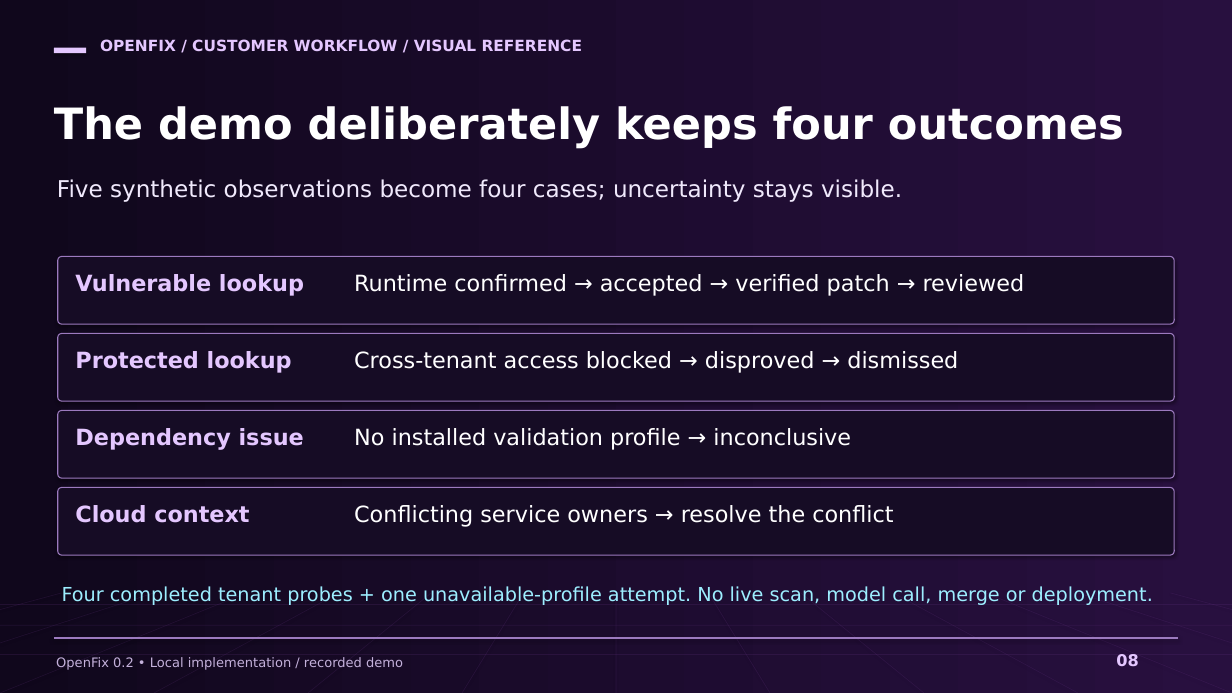
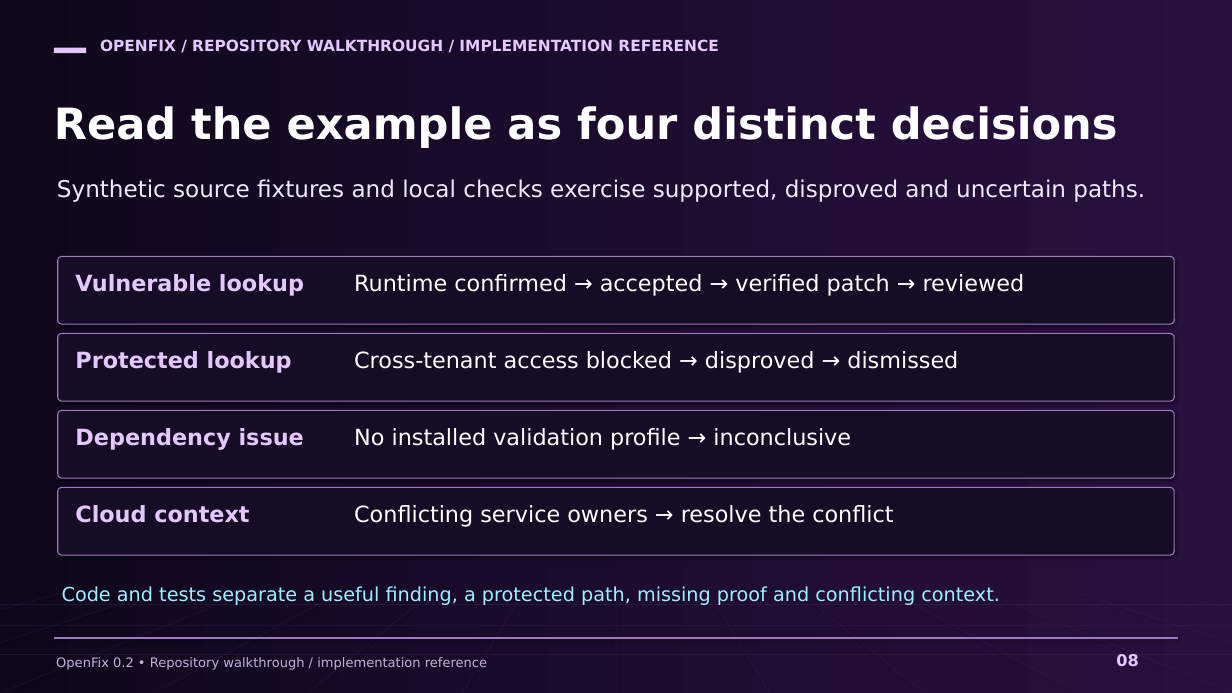
Before and after one commit to markusweldon/openfix, a slide deck: slide 8 of docs/prep/openfix-customer-workflow.pptx. Drawn at 1232x693 pixels with LibreOffice and Linux fonts; fonts in the diff are those of the drawing. Boxes give left, top, right and bottom in pixels: in the first picture for what was removed or moved away, otherwise in the second. Text is boxed around its words. In the diff, an @@ line names an element or a change of style, - is before the commit and + after.

Commit message:
Lead OpenFix with repository value and detailed architecture diagrams
Add a source-reading walkthrough, AI security versus mature DevSecOps explanation, and nine rendered Mermaid diagrams covering system boundaries, evidence, lifecycle, agent handoffs, data, production evolution and evaluation. Preserve implementation/proposal distinctions and explain design tradeoffs.

Remove checked-in playback assets and reframe README, preparation materials and the purple deck around repository discussion. Validate links, diagram rendering/source agreement, and all sixteen slide exports. Runtime code is unchanged.

```diff
--- a/docs/prep/openfix-customer-workflow.pptx
+++ b/docs/prep/openfix-customer-workflow.pptx
@@ text at bbox=[100, 39, 718, 52]: text changed @@
-OPENFIX / CUSTOMER WORKFLOW / VISUAL REFERENCE
+OPENFIX / REPOSITORY WALKTHROUGH / IMPLEMENTATION REFERENCE
@@ text at bbox=[54, 106, 1118, 148]: text changed @@
-The demo deliberately keeps four outcomes
+Read the example as four distinct decisions
@@ text at bbox=[57, 179, 1145, 202]: text changed @@
-Five synthetic observations become four cases; uncertainty stays visible.
+Synthetic source fixtures and local checks exercise supported, disproved and uncertain paths.
@@ text at bbox=[62, 586, 1000, 605]: text changed @@
-Four completed tenant probes + one unavailable-profile attempt. No live scan, model call, merge or deployment.
+Code and tests separate a useful finding, a protected path, missing proof and conflicting context.
@@ text at bbox=[56, 657, 487, 670]: text changed @@
-OpenFix 0.2 • Local implementation / recorded demo
+OpenFix 0.2 • Repository walkthrough / implementation reference
```
Also in this commit, not shown: 14 other slides changed, 1 slide added, 1 slide removed, 23 other files.
